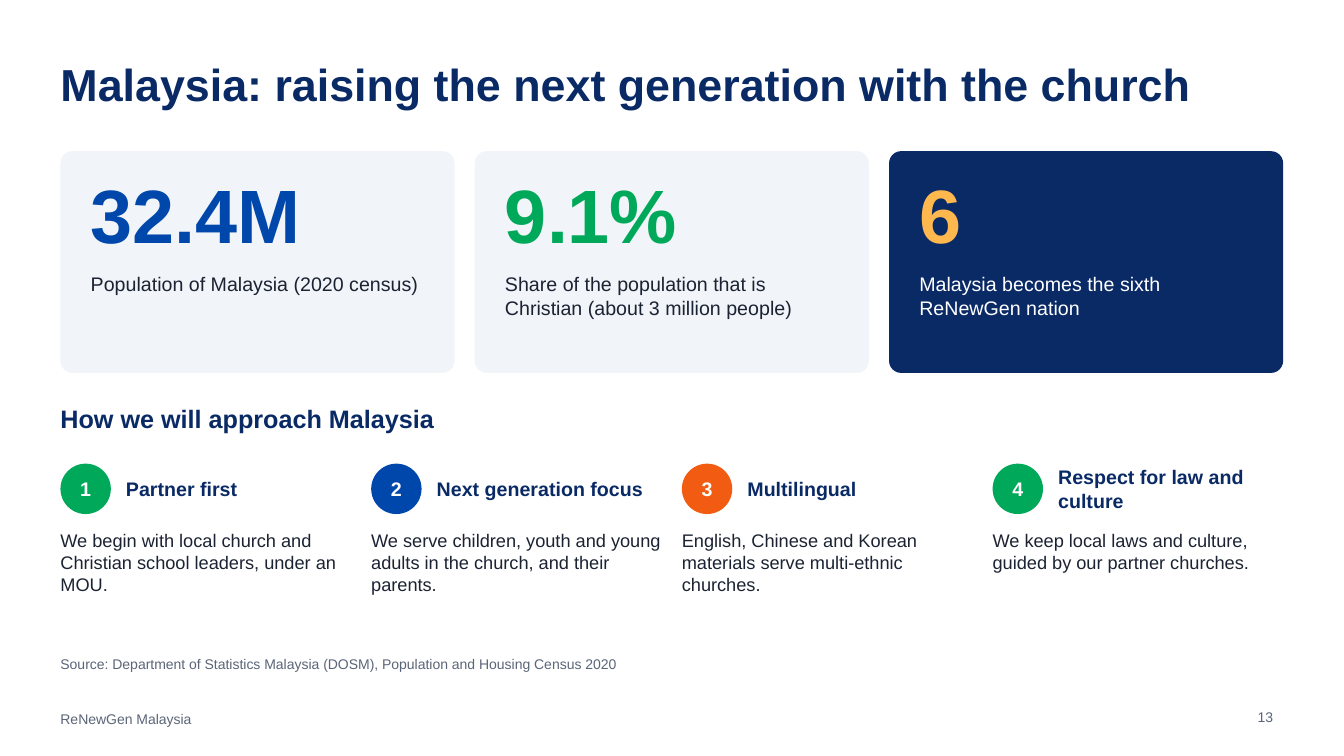
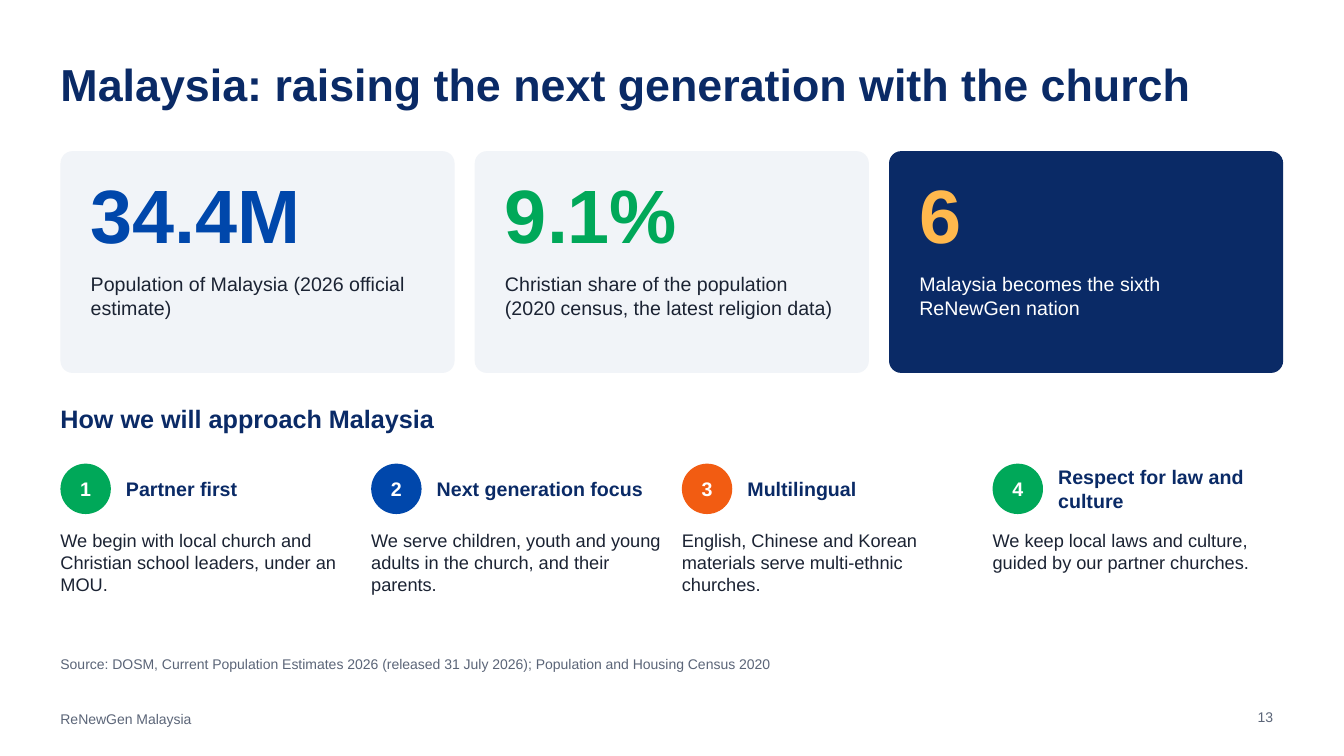
Before and after one commit to ChampionJohan/Johan, a slide deck: slide 13 of renewgen-malaysia/ReNewGen_Malaysia_EN.pptx. Drawn at 1344x756 pixels with LibreOffice and Linux fonts; fonts in the diff are those of the drawing. Boxes give left, top, right and bottom in pixels: in the first picture for what was removed or moved away, otherwise in the second. Text is boxed around its words. In the diff, an @@ line names an element or a change of style, - is before the commit and + after.

```diff
--- a/renewgen-malaysia/ReNewGen_Malaysia_EN.pptx
+++ b/renewgen-malaysia/ReNewGen_Malaysia_EN.pptx
@@ text at box(91, 190, 301, 244): text changed @@
-32.4M
+34.4M
@@ text at box(91, 276, 404, 319): text changed @@
-Population of Malaysia (2020 census)
+Population of Malaysia (2026 official estimate)
@@ text at box(505, 276, 832, 319): text changed @@
-Share of the population that is Christian (about 3 million people)
+Christian share of the population (2020 census, the latest religion data)
@@ text at box(60, 659, 770, 672): text changed @@
-Source: Department of Statistics Malaysia (DOSM), Population and Housing Census 2020
+Source: DOSM, Current Population Estimates 2026 (released 31 July 2026); Population and Housing Census 2020
```
Also in this commit, not shown: 4 other slides changed, 9 other files.
